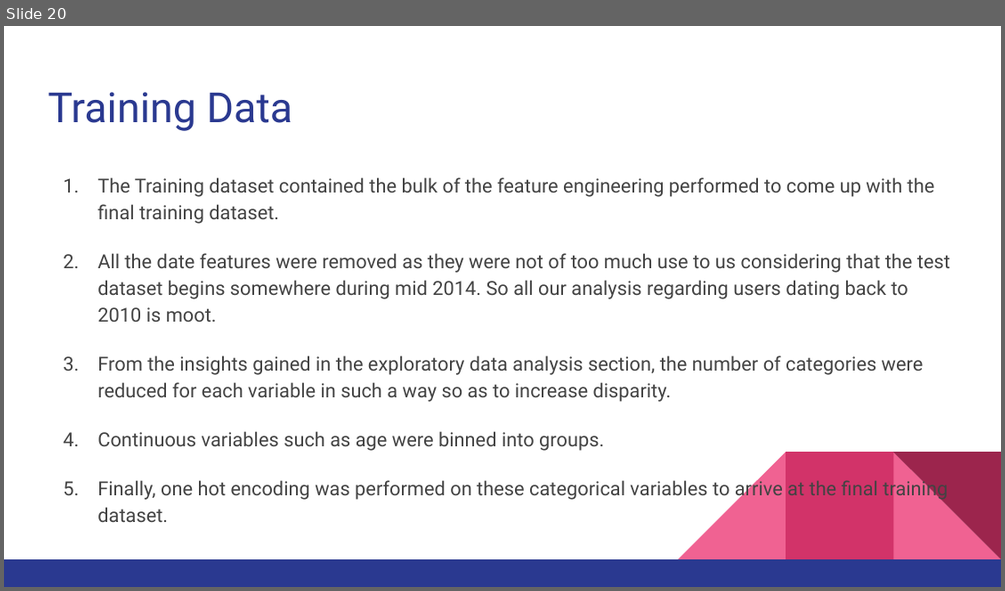
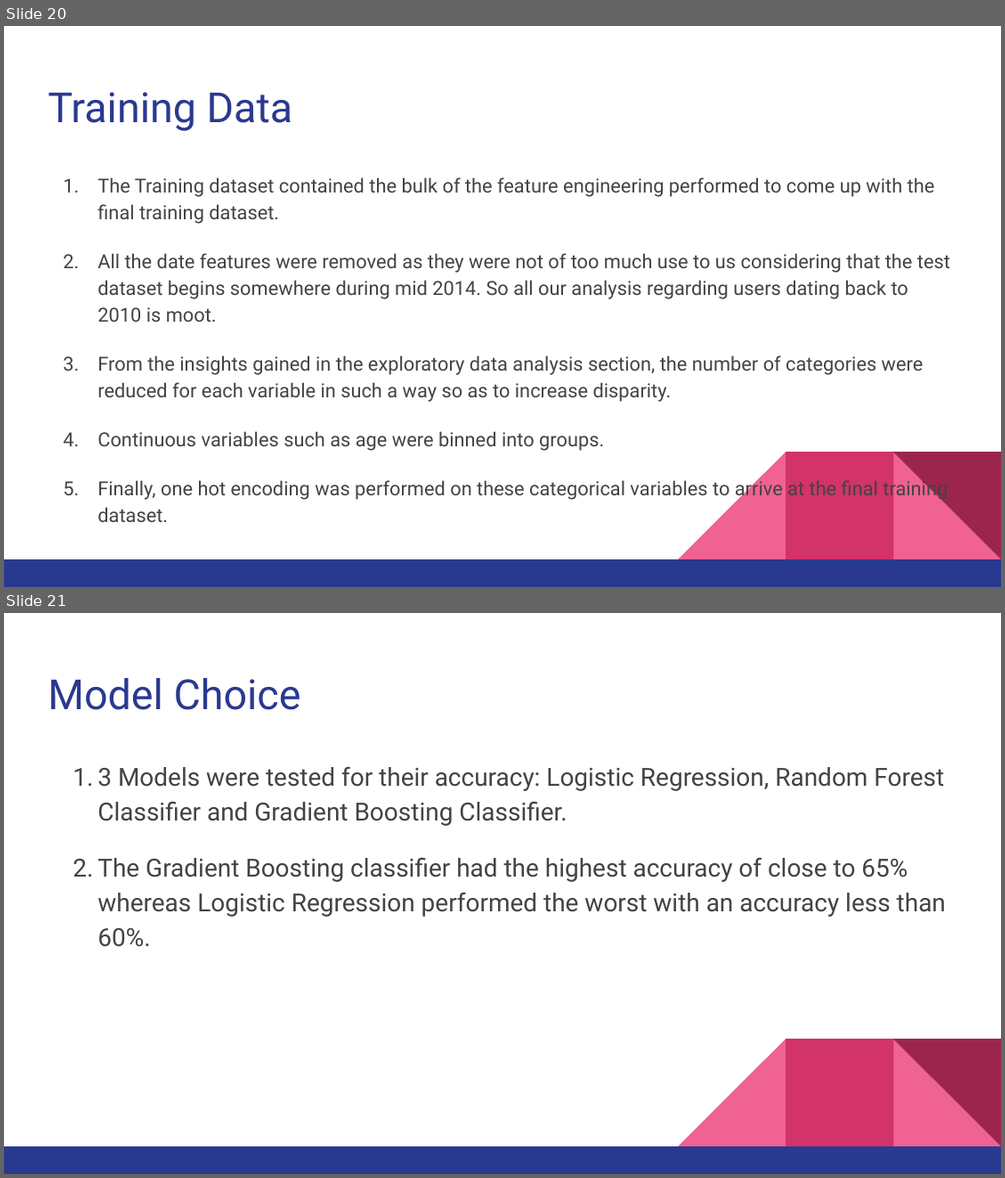
Before and after one commit to rounakbanik/airbnb, a slide deck: Airbnb Slide Deck.pptx. Shown one above the other, each under a label of ours: slide 20 before the commit, slides 20 and 21 after it. The pictures are 1005x591 and 1005x1178 pixels, drawn with LibreOffice and Linux fonts; fonts in the diff are those of the drawing. Boxes give left, top, right and bottom in pixels: in the first picture for what was removed or moved away, otherwise in the second. Text is boxed around its words. In the diff, an @@ line names an element or a change of style, - is before the commit and + after.

```diff
--- a/Airbnb Slide Deck.pptx
+++ b/Airbnb Slide Deck.pptx
@@ slide 21 added at (4,613,1001,1174), background #FFFFFF; not listed: 5 template elements that a slide beside it also shows @@
@@ title added at (48,678,301,710), 30 pt, text #2A3990 @@
+Model Choice
@@ text added at (97,766,946,947), 18 pt, text #434343 @@
+1. 3 Models were tested for their accuracy: Logistic Regression, Random Forest Classifier and Gradient Boosting Classifier.
+2. The Gradient Boosting classifier had the highest accuracy of close to 65% whereas Logistic Regression performed the worst with an accuracy less than 60%.
```
Also in this commit, not shown: 2 slides changed, 4 other slides added, 1 slide removed, 5 other files.
